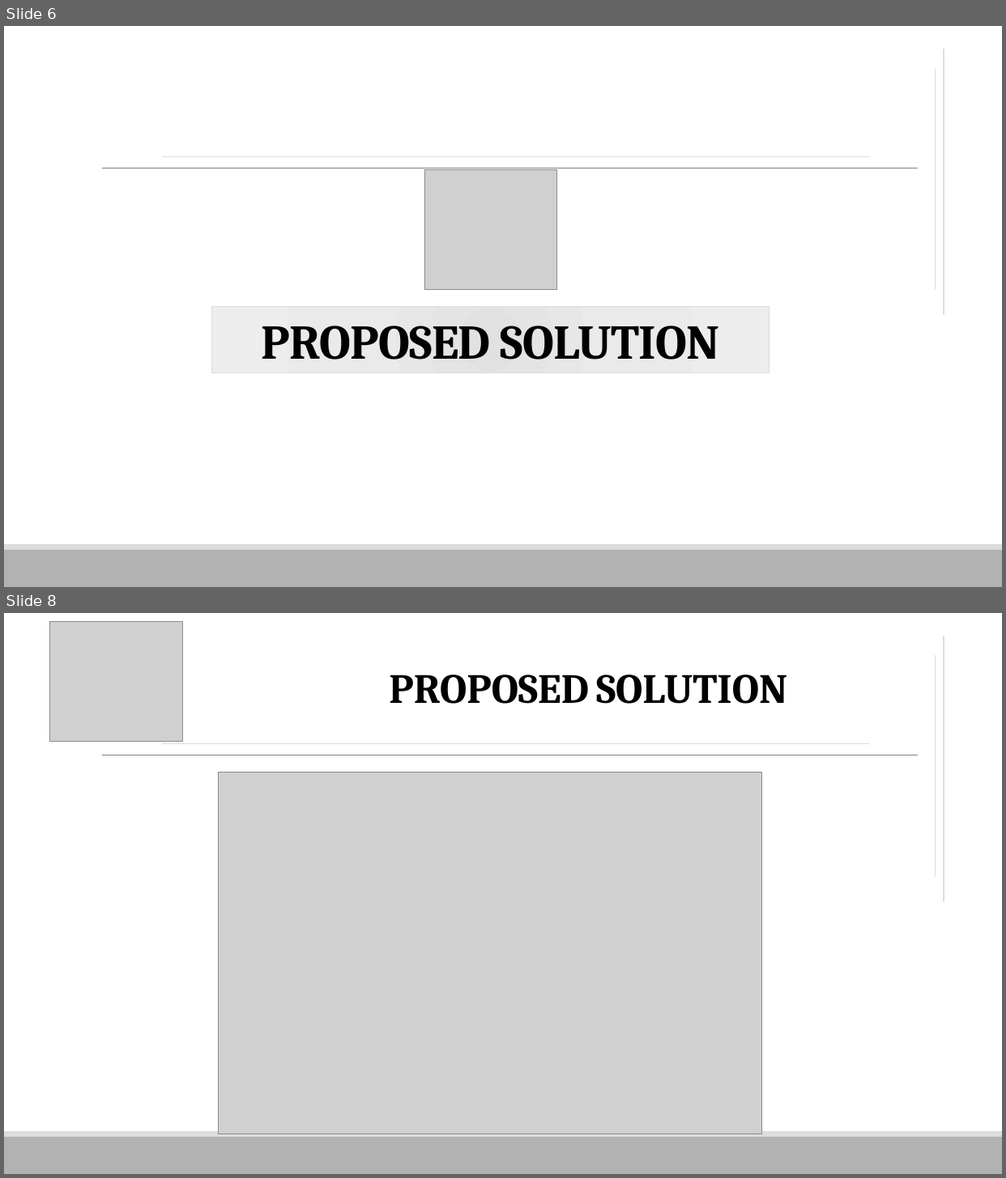
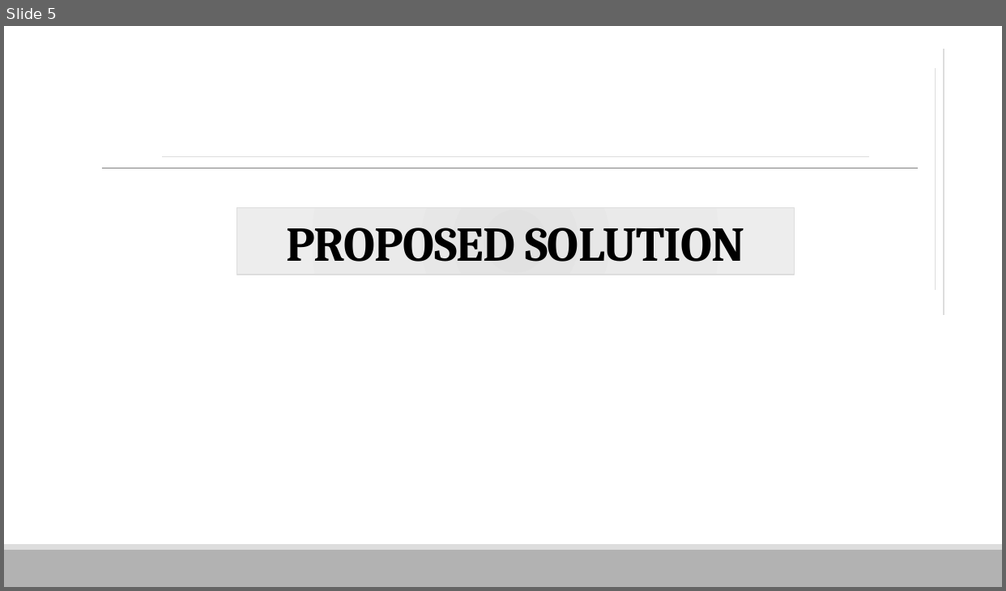
Before and after one commit to vnhabittracker/VHT-Server, a slide deck: VHT.pptx. Shown one above the other, each under a label of ours: slides 6 and 8 before the commit, slide 5 after it; the slides between them are not shown. The pictures are 1006x1178 and 1006x591 pixels, drawn with LibreOffice and Linux fonts; fonts in the diff are those of the drawing; grey boxes stand for pictures. Boxes give left, top, right and bottom in pixels: in the first picture for what was removed or moved away, otherwise in the second. Text is boxed around its words. In the diff, an @@ line names an element or a change of style, - is before the commit and + after.

```diff
--- a/VHT.pptx
+++ b/VHT.pptx
@@ slide 8 removed at [4,613,1002,1174], background #FFFFFF; not listed: 3 template elements that a slide beside it also shows @@
@@ picture removed at [50,621,183,742] @@
@@ line removed from (944, 902) to (944, 636) @@
@@ line removed from (936, 877) to (936, 656) @@
@@ text removed at [389,675,787,704] @@
-PROPOSED SOLUTION
@@ line removed from (162, 744) to (869, 744) @@
@@ picture removed at [218,772,761,1134] @@
@@ what was slide 6 is now slide 5 @@
@@ slide 5 changed as well @@
@@ picture removed at [424,169,557,290] @@
@@ title "PROPOSED SOLUTION": place and size @@
-title "PROPOSED SOLUTION" at [212,307,769,373]
+title "PROPOSED SOLUTION" at [236,208,794,275]
```
Also in this commit, not shown: 19 other slides changed, 4 slides added, 5 other slides removed.
